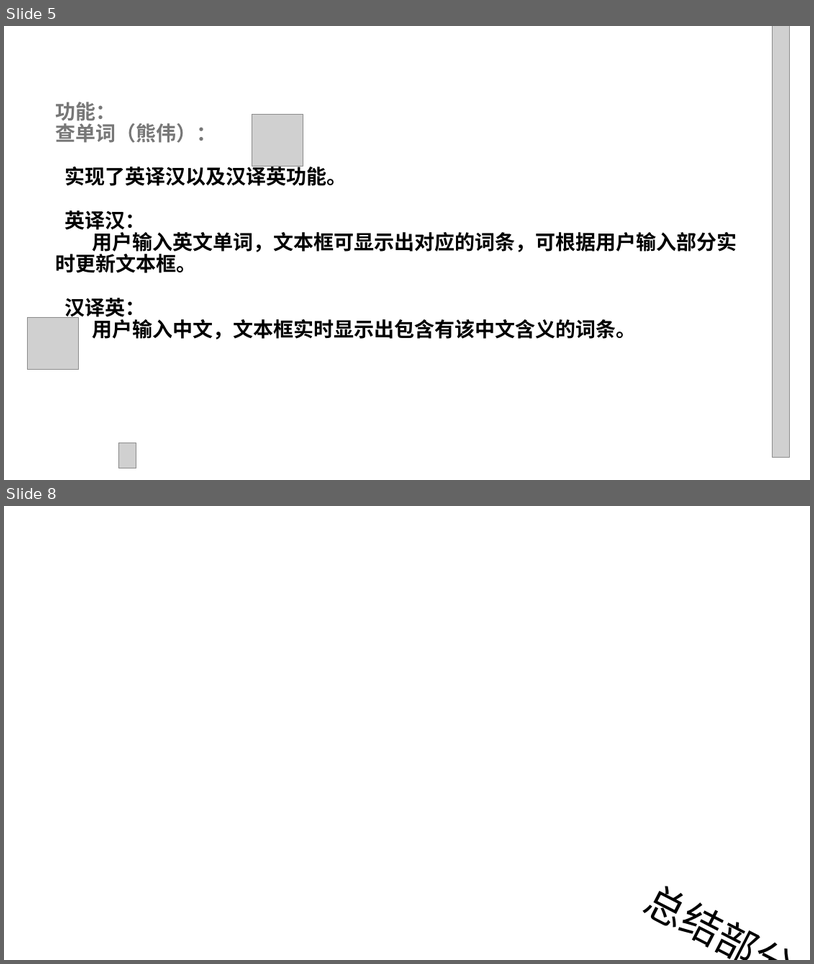
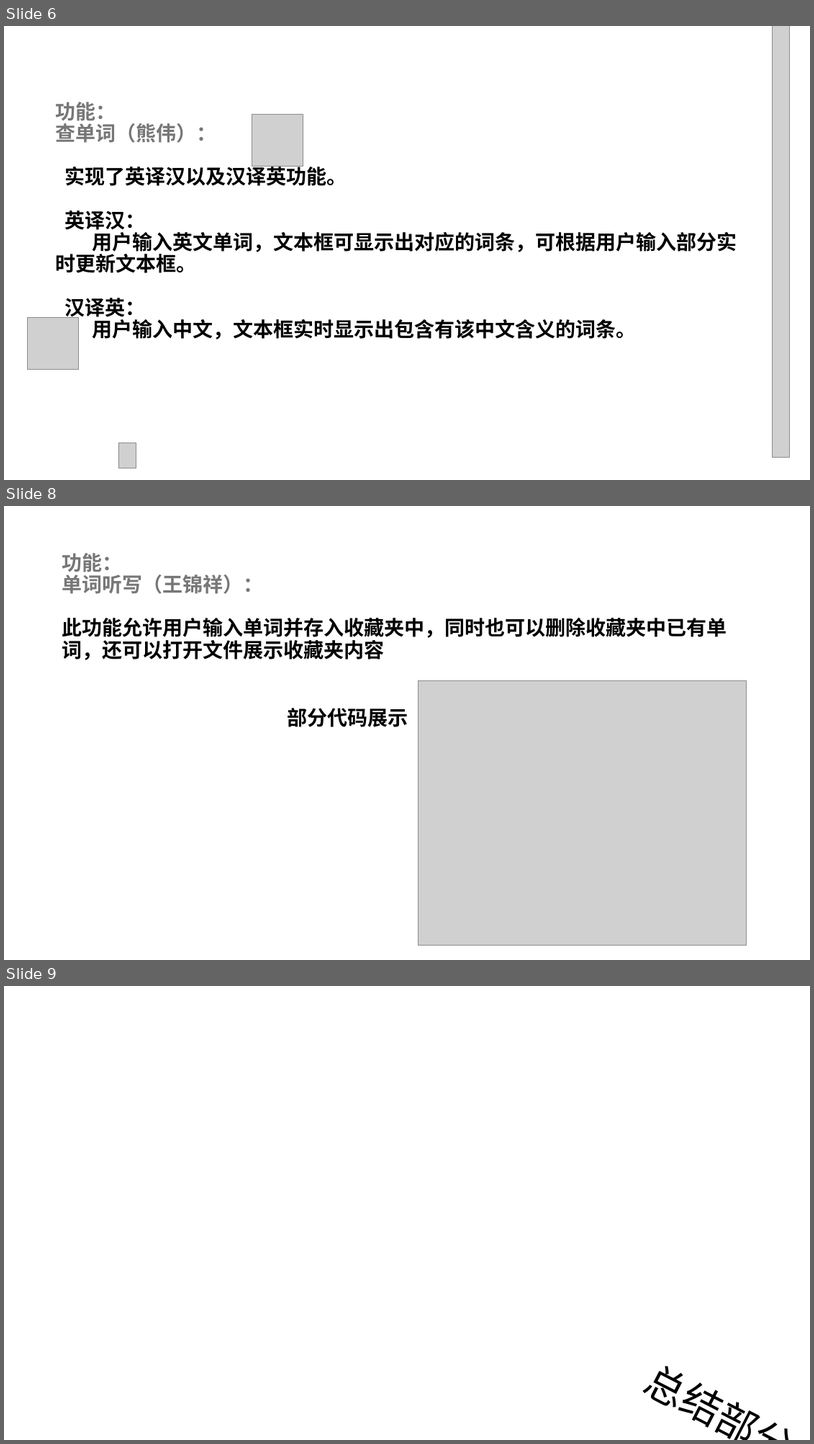
Before and after one commit to CC1AH/SummerTraining, a slide deck: 项目答辩总ppt.pptx. Shown one above the other, each under a label of ours: slides 5 and 8 before the commit, slides 6, 8 and 9 after it; the slides between them are not shown. The pictures are 814x964 and 814x1444 pixels, drawn with LibreOffice and Linux fonts; fonts in the diff are those of the drawing; grey boxes stand for pictures; background and template pictures are left out. Boxes give left, top, right and bottom in pixels: in the first picture for what was removed or moved away, otherwise in the second. Text is boxed around its words. In the diff, an @@ line names an element or a change of style, - is before the commit and + after.

```diff
--- a/项目答辩总ppt.pptx
+++ b/项目答辩总ppt.pptx
@@ slide 8 added at (4,506,810,960), background picture (left out) @@
@@ text added at (62,553,727,660), 24 pt, text #000000, bold @@
+功能：
+单词听写（王锦祥）：
+此功能允许用户输入单词并存入收藏夹中，同时也可以删除收藏夹中已有单词，还可以打开文件展示收藏夹内容
@@ picture added at (419,680,746,944) @@
@@ text added at (287,708,408,727), 24 pt, text #000000, bold @@
+部分代码展示
@@ what was slide 5 is now slide 6 @@
@@ what was slide 8 is now slide 9 @@
```
Also in this commit, not shown: 4 slides changed, 2 other slides added, 1 slide removed.
